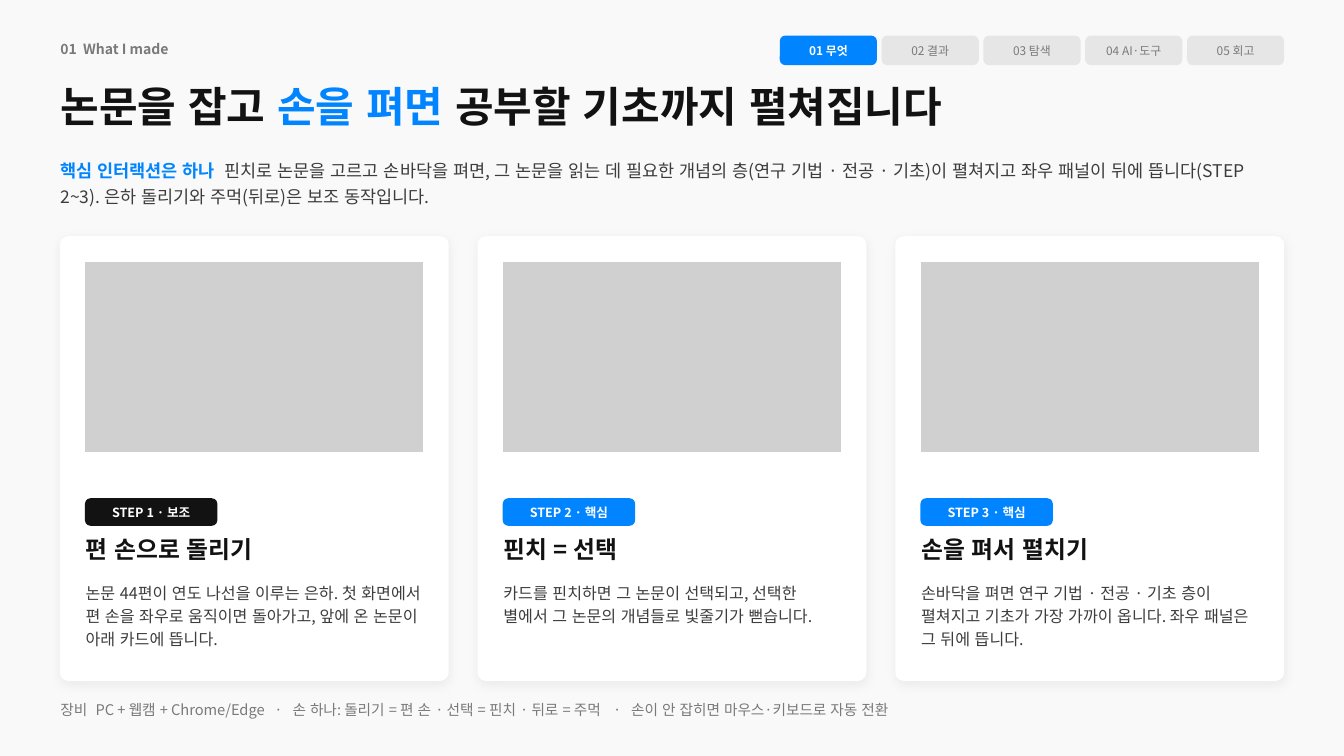
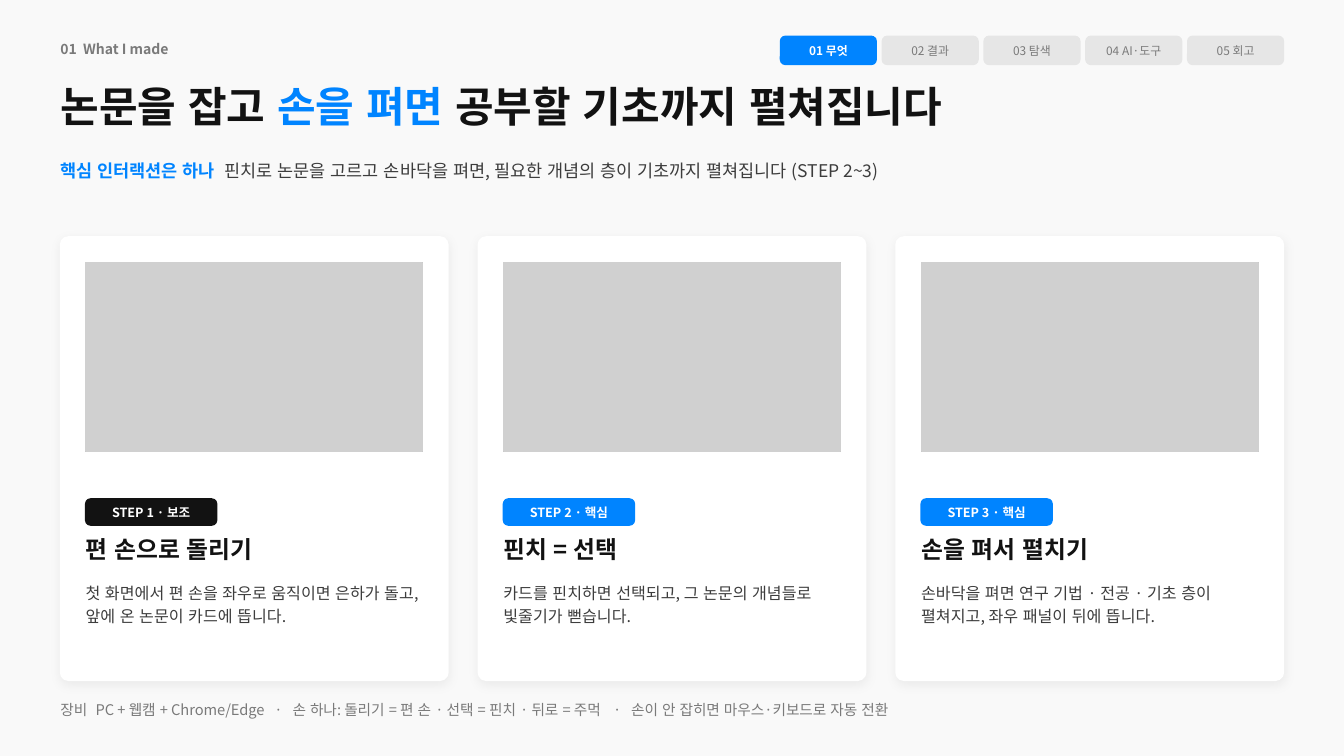
Before and after one commit to gunhyeok0803/Immersive_Interaction, a slide deck: slide 4 of presentation/slides.pptx. Drawn at 1344x756 pixels with LibreOffice and Linux fonts; fonts in the diff are those of the drawing; grey boxes stand for pictures. Boxes give left, top, right and bottom in pixels: in the first picture for what was removed or moved away, otherwise in the second. Text is boxed around its words. In the diff, an @@ line names an element or a change of style, - is before the commit and + after.

```diff
--- a/presentation/slides.pptx
+++ b/presentation/slides.pptx
@@ text at box(60, 162, 879, 181): text changed @@
-핵심 인터랙션은 하나 핀치로 논문을 고르고 손바닥을 펴면, 그 논문을 읽는 데 필요한 개념의 층(연구 기법 · 전공 · 기초)이 펼쳐지고 좌우 패널이 뒤에 뜹니다(STEP 2~3). 은하 돌리기와 주먹(뒤로)은 보조 동작입니다.
+핵심 인터랙션은 하나 핀치로 논문을 고르고 손바닥을 펴면, 필요한 개념의 층이 기초까지 펼쳐집니다 (STEP 2~3)
@@ text at box(86, 585, 418, 624): text changed @@
-논문 44편이 연도 나선을 이루는 은하. 첫 화면에서 편 손을 좌우로 움직이면 돌아가고, 앞에 온 논문이 아래 카드에 뜹니다.
+첫 화면에서 편 손을 좌우로 움직이면 은하가 돌고, 앞에 온 논문이 카드에 뜹니다.
@@ text at box(503, 585, 811, 624): text changed @@
-카드를 핀치하면 그 논문이 선택되고, 선택한 별에서 그 논문의 개념들로 빛줄기가 뻗습니다.
+카드를 핀치하면 선택되고, 그 논문의 개념들로 빛줄기가 뻗습니다.
@@ text at box(921, 585, 1211, 625): text changed @@
-손바닥을 펴면 연구 기법 · 전공 · 기초 층이 펼쳐지고 기초가 가장 가까이 옵니다. 좌우 패널은 그 뒤에 뜹니다.
+손바닥을 펴면 연구 기법 · 전공 · 기초 층이 펼쳐지고, 좌우 패널이 뒤에 뜹니다.
```
Also in this commit, not shown: 21 other slides changed, 1 other file.
